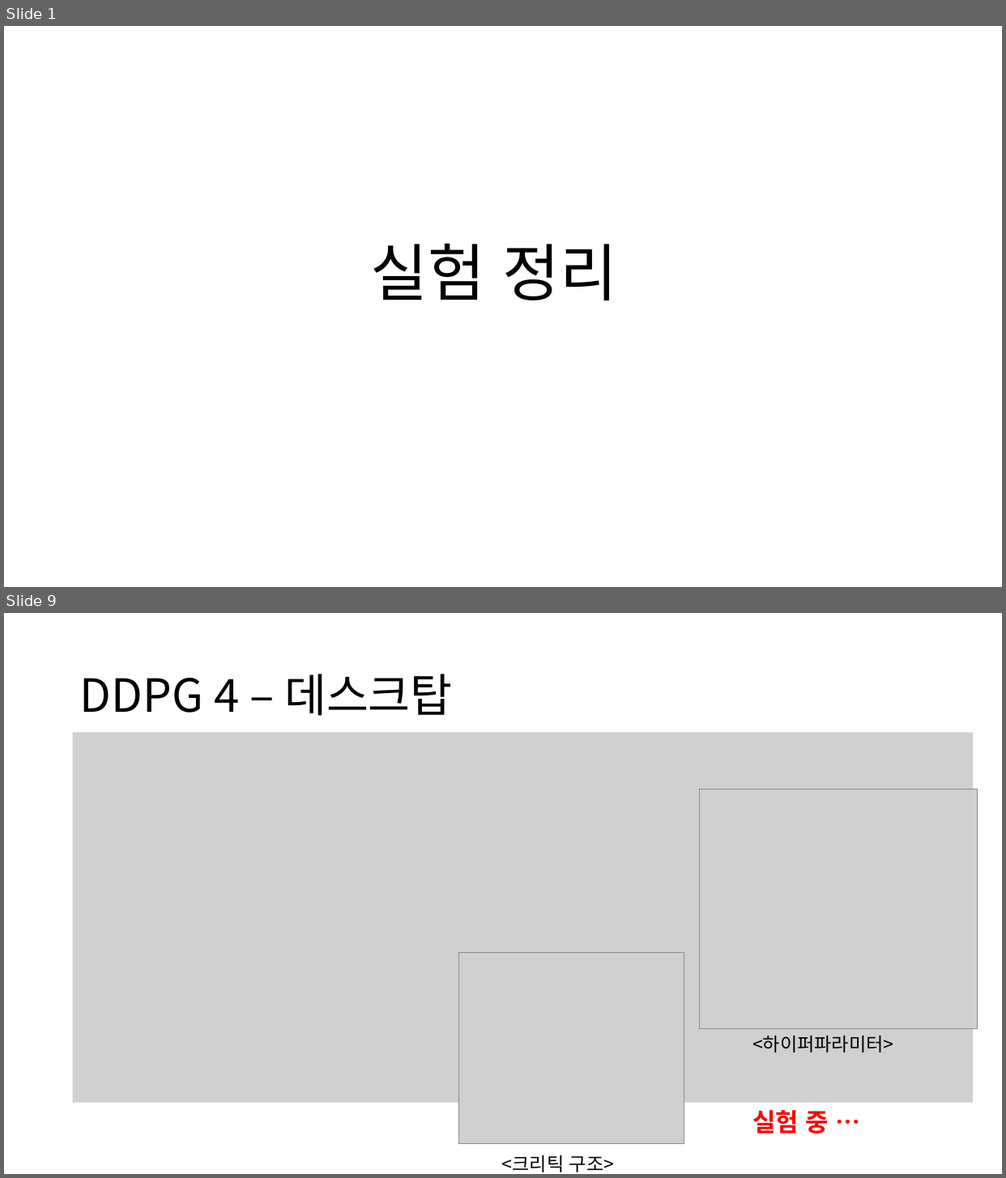
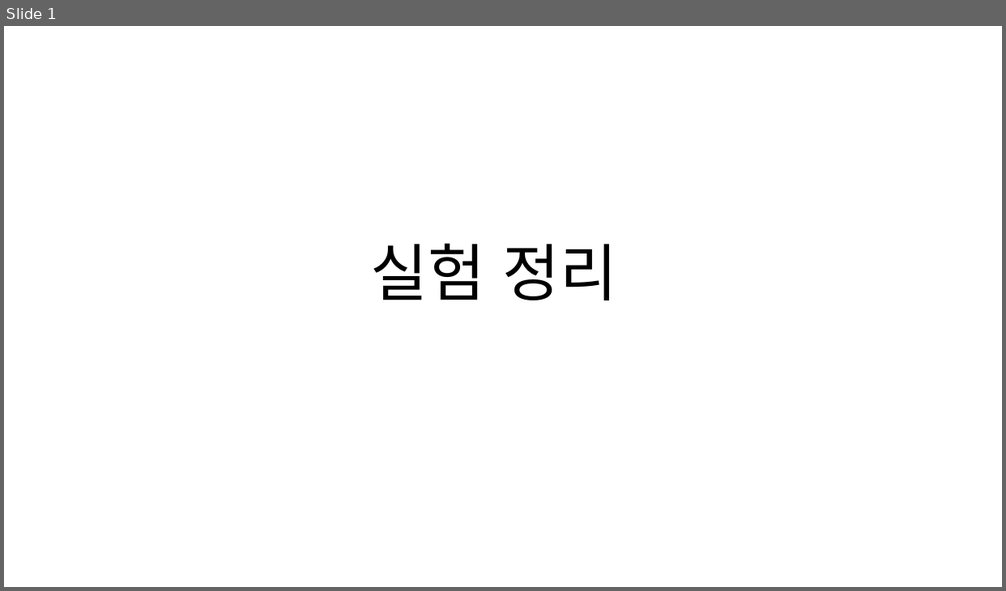
Before and after one commit to zidane89/experiment, a slide deck: 실험정리.pptx. Shown one above the other, each under a label of ours: slides 1 and 9 before the commit, slide 1 after it; the slides between them are not shown. The pictures are 1006x1178 and 1006x591 pixels, drawn with LibreOffice and Linux fonts; fonts in the diff are those of the drawing; grey boxes stand for pictures. Boxes give left, top, right and bottom in pixels: in the first picture for what was removed or moved away, otherwise in the second. Text is boxed around its words. In the diff, an @@ line names an element or a change of style, - is before the commit and + after.

```diff
--- a/실험정리.pptx
+++ b/실험정리.pptx
@@ slide 9 removed at [4, 613, 1002, 1174], background #FFFFFF @@
@@ title removed at [80, 674, 453, 716] @@
-DDPG 4 – 데스크탑
@@ picture removed at [73, 733, 974, 1103] @@
@@ picture removed at [700, 789, 978, 1029] @@
@@ picture removed at [459, 953, 684, 1144] @@
@@ text removed at [752, 1036, 893, 1053] @@
-<하이퍼파라미터>
@@ text removed at [752, 1110, 828, 1134] @@
-실험 중 …
@@ text removed at [502, 1156, 614, 1173] @@
-<크리틱 구조>
```
Also in this commit, not shown: 1 slide changed, 5 other slides removed.
